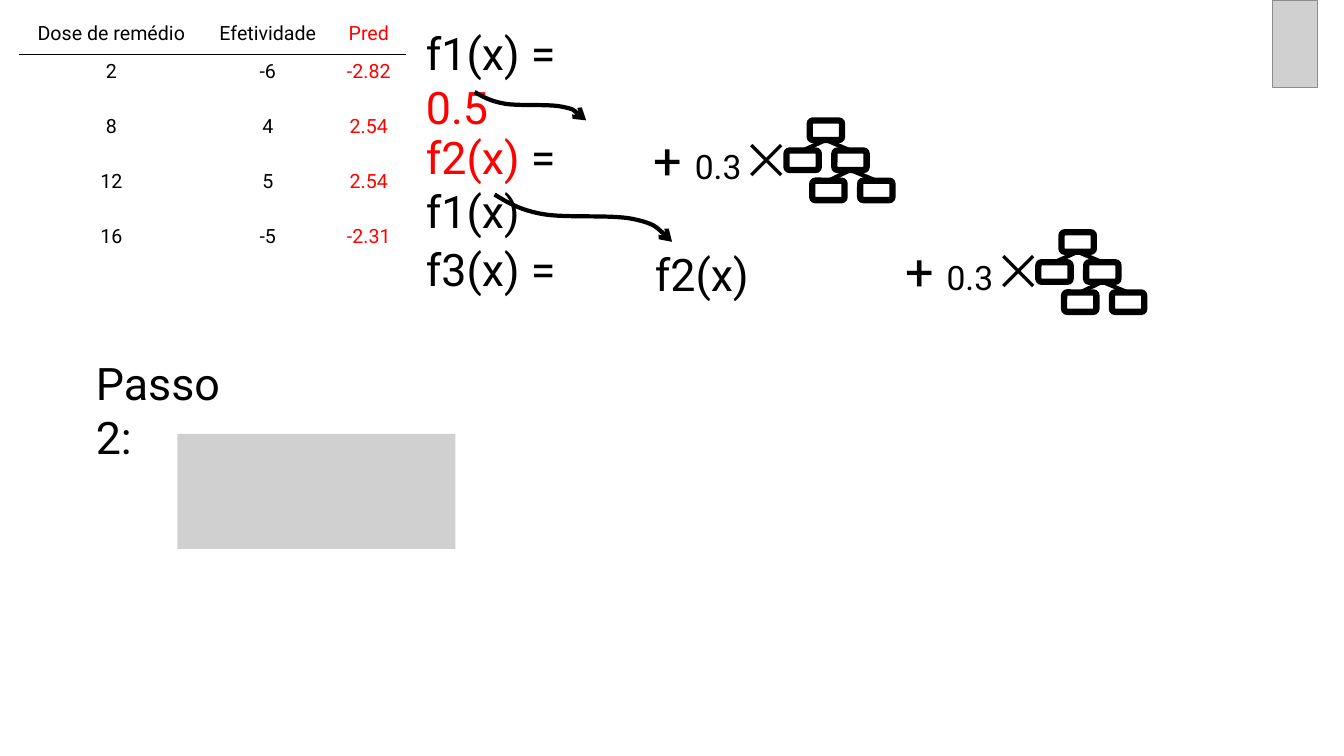
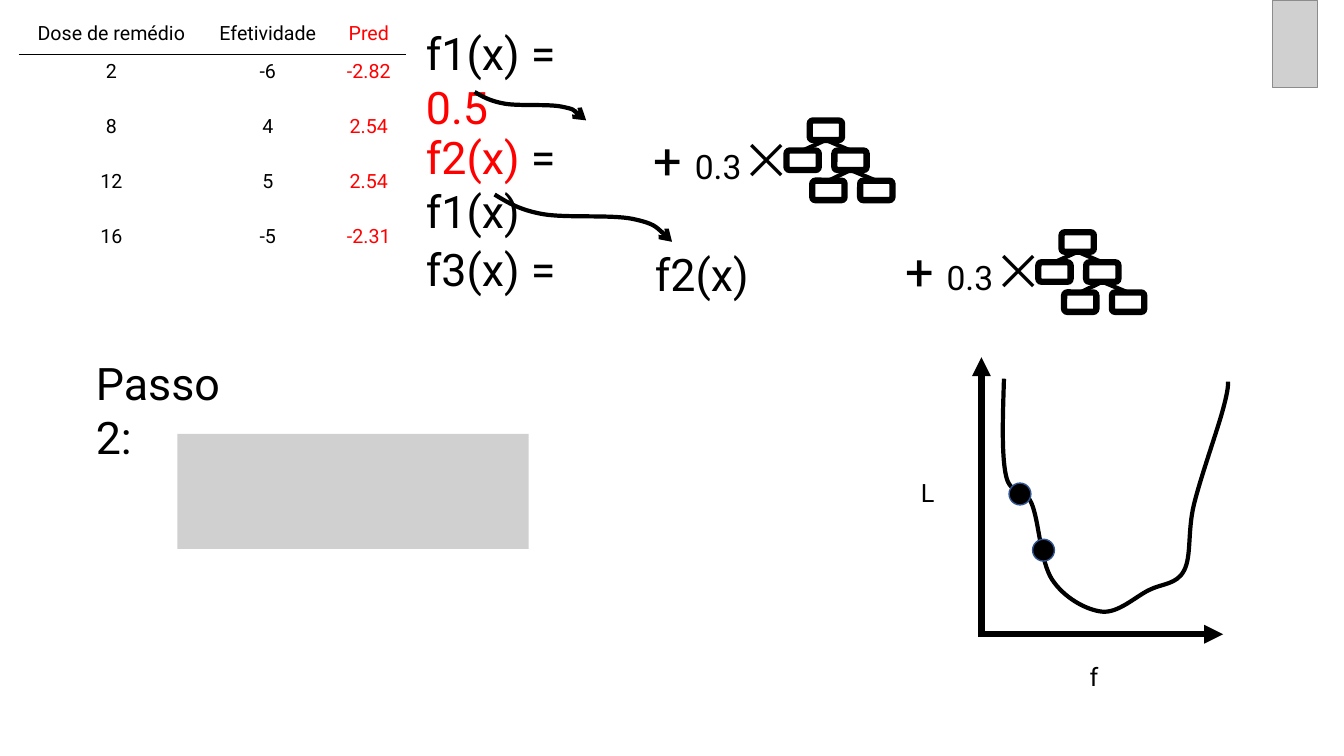
Before and after one commit to curso-r/202005-xgboost, a slide deck: slide 24 of slides/slides_xgb_teoria_e_passo_a_passo.pptx. Drawn at 1344x756 pixels with LibreOffice and Linux fonts; fonts in the diff are those of the drawing; grey boxes stand for pictures. Boxes give left, top, right and bottom in pixels: in the first picture for what was removed or moved away, otherwise in the second. Text is boxed around its words. In the diff, an @@ line names an element or a change of style, - is before the commit and + after.

```diff
--- a/slides/slides_xgb_teoria_e_passo_a_passo.pptx
+++ b/slides/slides_xgb_teoria_e_passo_a_passo.pptx
@@ arrow added from (982, 637) to (982, 357), #000000 4.5 pt @@
@@ freeform shape added at (1003,379,1229,612), outline #000000 3 pt @@
@@ picture: place and size @@
-picture at (177,435,456,549)
+picture at (177,435,529,549)
@@ text added at (921,484,935,502), 18 pt, text #000000 @@
+L
@@ ellipse added at (1009,483,1031,505), fill #000000, outline #325491 1 pt @@
@@ ellipse added at (1032,539,1055,562), fill #000000, outline #325491 1 pt @@
@@ arrow added from (982, 634) to (1223, 634), #000000 4.5 pt @@
@@ text added at (1090,667,1099,686), 18 pt, text #000000 @@
+f
```
Also in this commit, not shown: 17 other slides changed, 1 other file.
